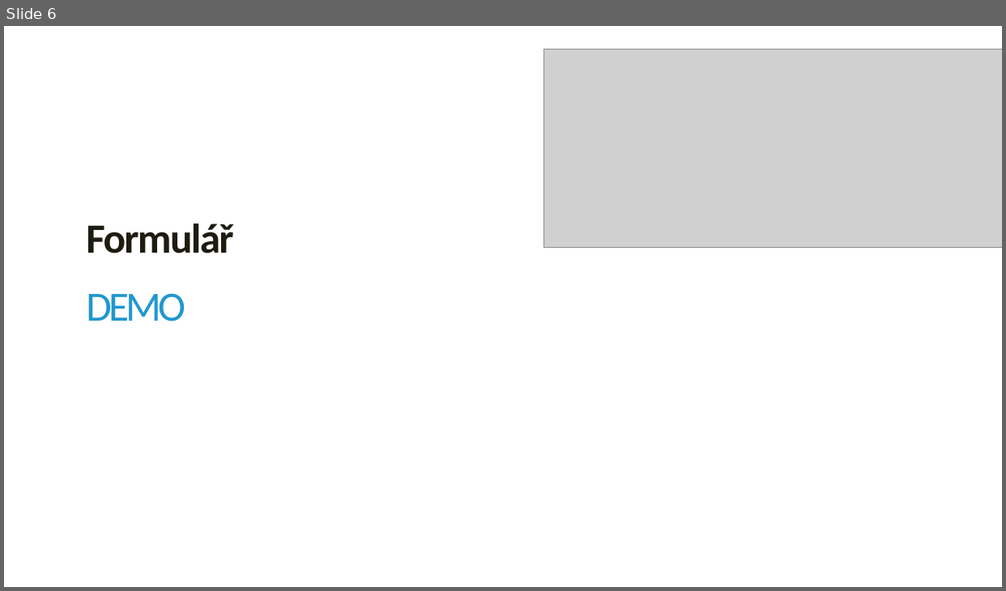
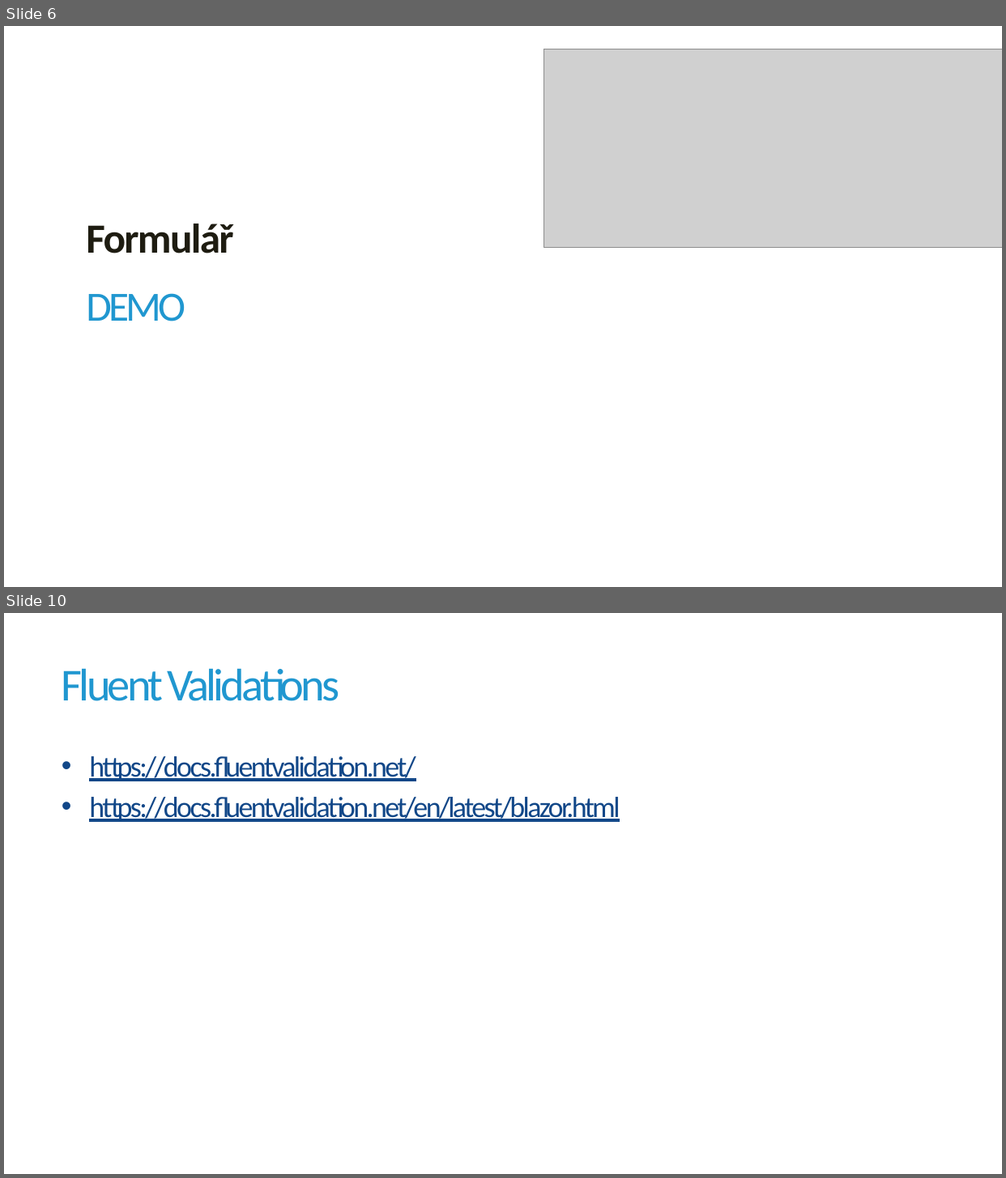
Before and after one commit to jirikanda/BlazorDemos, a slide deck: Presentation/04 - Blazor - Formuláře.pptx. Shown one above the other, each under a label of ours: slide 6 before the commit, slides 6 and 10 after it; the slides between them are not shown. The pictures are 1006x591 and 1006x1178 pixels, drawn with LibreOffice and Linux fonts; fonts in the diff are those of the drawing; grey boxes stand for pictures; background and template pictures are left out. Boxes give left, top, right and bottom in pixels: in the first picture for what was removed or moved away, otherwise in the second. Text is boxed around its words. In the diff, an @@ line names an element or a change of style, - is before the commit and + after.

```diff
--- a/Presentation/04 - Blazor - Formuláře.pptx
+++ b/Presentation/04 - Blazor - Formuláře.pptx
@@ slide 10 added at [4, 613, 1002, 1174], background #FFFFFF @@
@@ title added at [62, 668, 339, 701], 44 pt, text #2097D0 @@
+Fluent Validations
@@ text added at [89, 756, 620, 822], 28 pt, text #114788, underline @@
+• https://docs.fluentvalidation.net/
+• https://docs.fluentvalidation.net/en/latest/blazor.html
```
Also in this commit, not shown: 2 slides changed, 4 other slides added, 10 other files.
